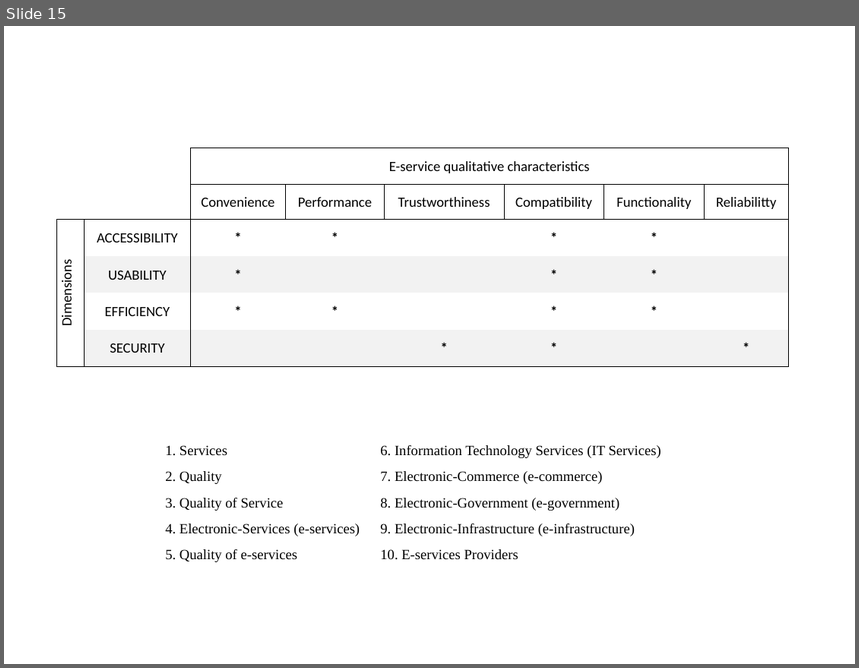
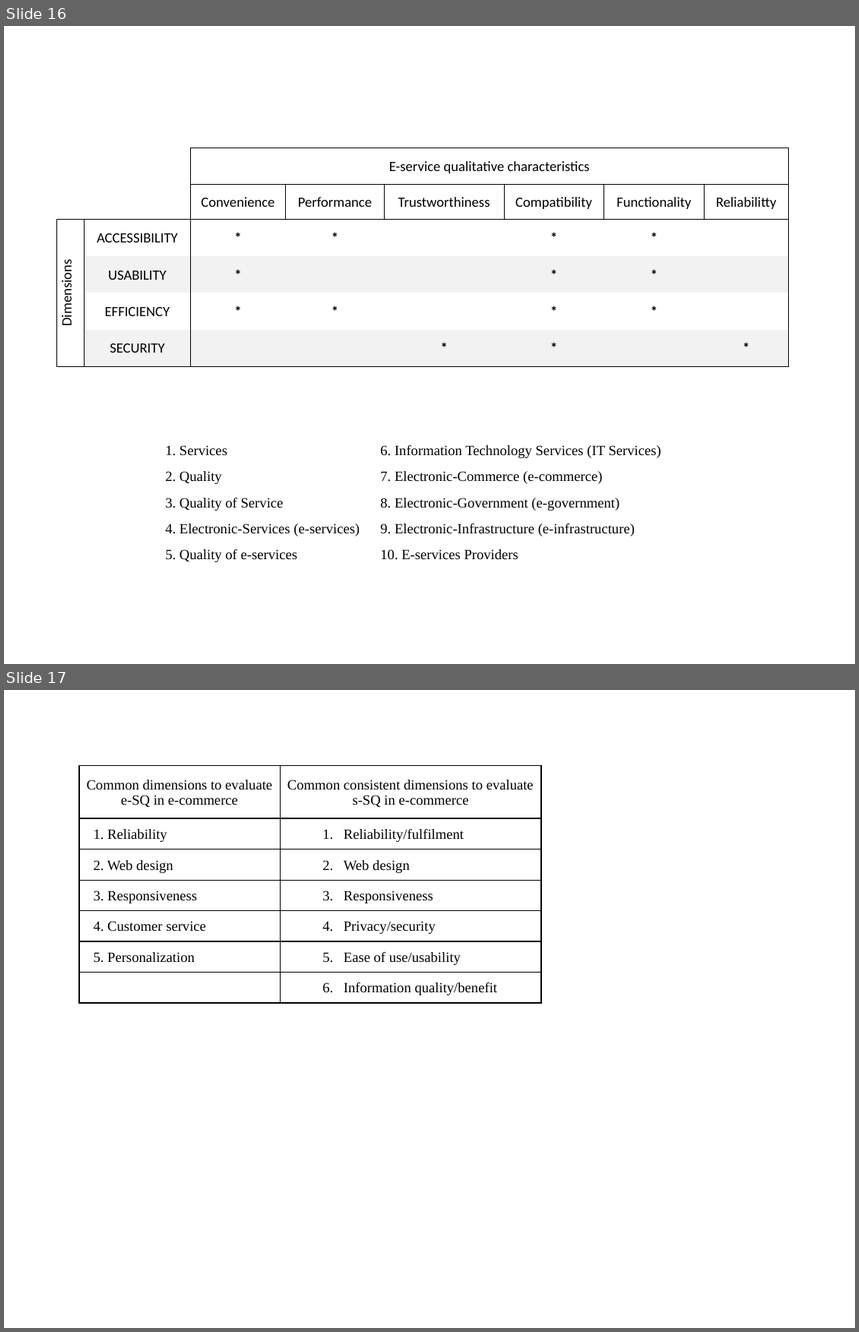
Before and after one commit to paxian/finalexam, a slide deck: model.pptx. Shown one above the other, each under a label of ours: slide 15 before the commit, slides 16 and 17 after it. The pictures are 859x668 and 859x1332 pixels, drawn with LibreOffice and Linux fonts; fonts in the diff are those of the drawing. Boxes give left, top, right and bottom in pixels: in the first picture for what was removed or moved away, otherwise in the second. Text is boxed around its words. In the diff, an @@ line names an element or a change of style, - is before the commit and + after.

Commit message:
Added excel file for tables creation; improved main thesis doc; and added new schema on ppt file.

```diff
--- a/model.pptx
+++ b/model.pptx
@@ slide 17 added at [4, 690, 855, 1328], background #FFFFFF @@
@@ table added at [79, 766, 541, 1003], 7 rows, 2 columns @@
+Common dimensions to evaluate e-SQ in e-commerce | Common consistent dimensions to evaluate s-SQ in e-commerce
+1. Reliability | 1. Reliability/fulfilment
+2. Web design | 2. Web design
+3. Responsiveness | 3. Responsiveness
+4. Customer service | 4. Privacy/security
+5. Personalization | 5. Ease of use/usability
+ | 6. Information quality/benefit
@@ what was slide 15 is now slide 16 @@
```
Also in this commit, not shown: 2 other slides added, 2 other files.
